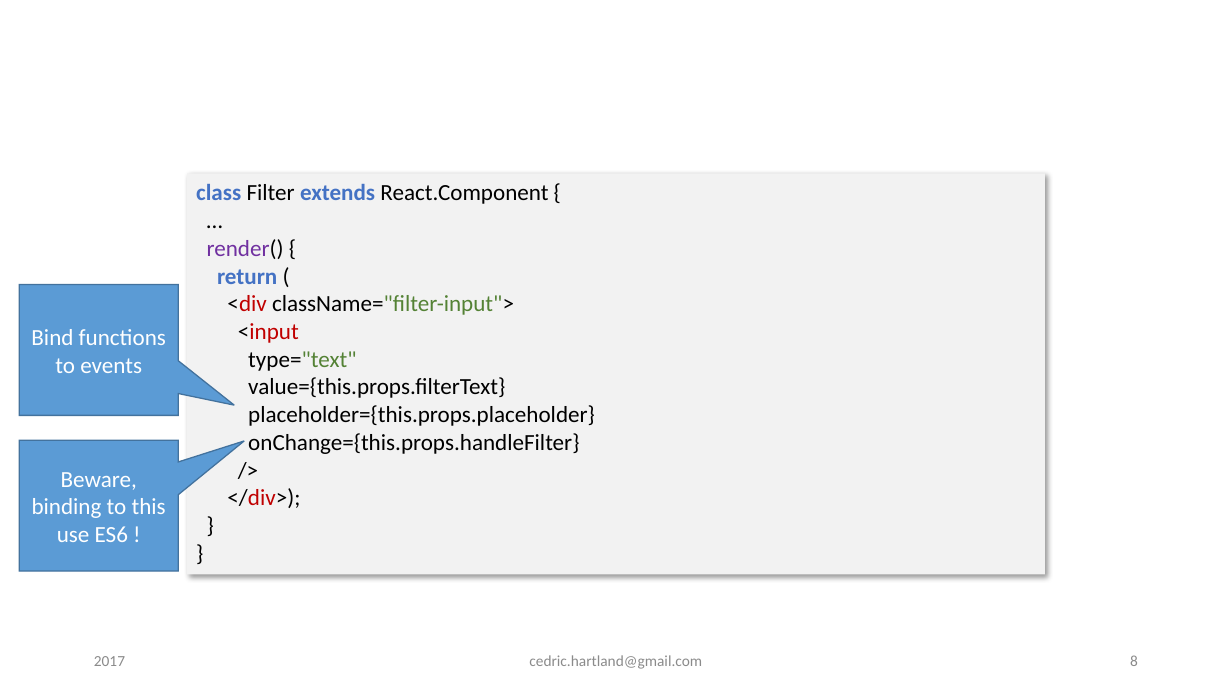
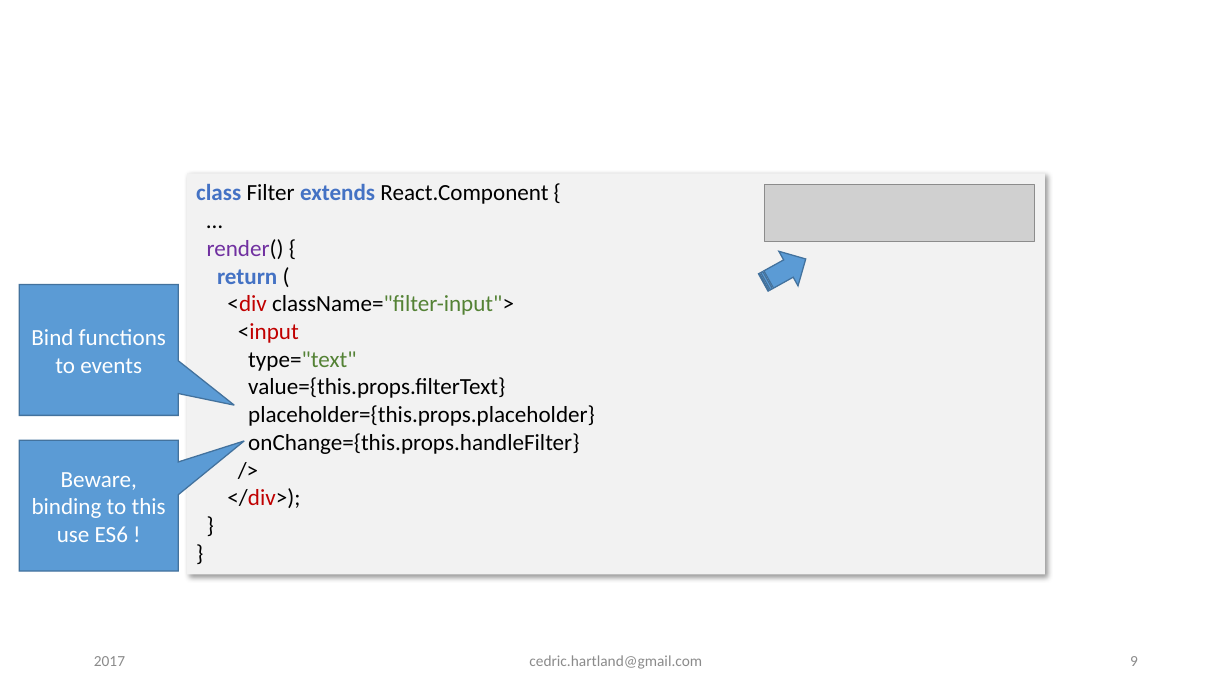
Before and after one commit to gigacool/react-redux-presentation, a slide deck: slide 9 of docs/React & Redux.pptx (slide 8 before the commit). Drawn at 1232x693 pixels with LibreOffice and Linux fonts; fonts in the diff are those of the drawing; grey boxes stand for pictures; background and template pictures are left out. Boxes give left, top, right and bottom in pixels: in the first picture for what was removed or moved away, otherwise in the second. Text is boxed around its words. In the diff, an @@ line names an element or a change of style, - is before the commit and + after.

```diff
--- a/docs/React & Redux.pptx
+++ b/docs/React & Redux.pptx
@@ picture added at box(764, 185, 1035, 241) @@
@@ striped right arrow added at box(754, 242, 816, 301), fill #5B9BD5, outline #43739E 1 pt @@
@@ page number at box(1130, 656, 1138, 666): text changed @@
-8
+9
```
Also in this commit, not shown: 6 other slides changed, 10 slides added, 2 other files.
